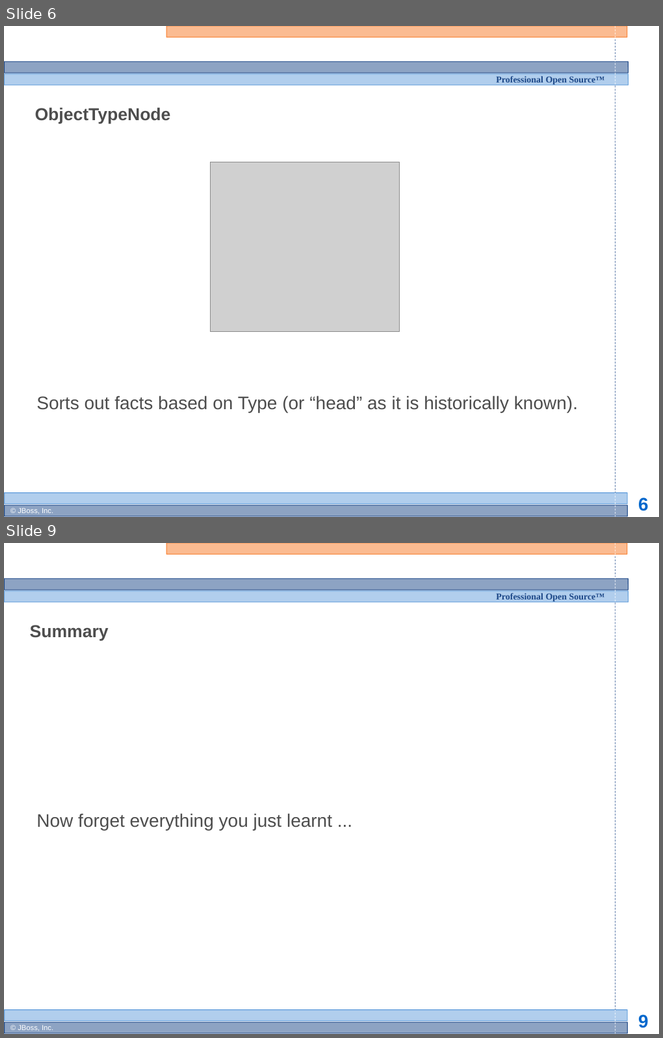
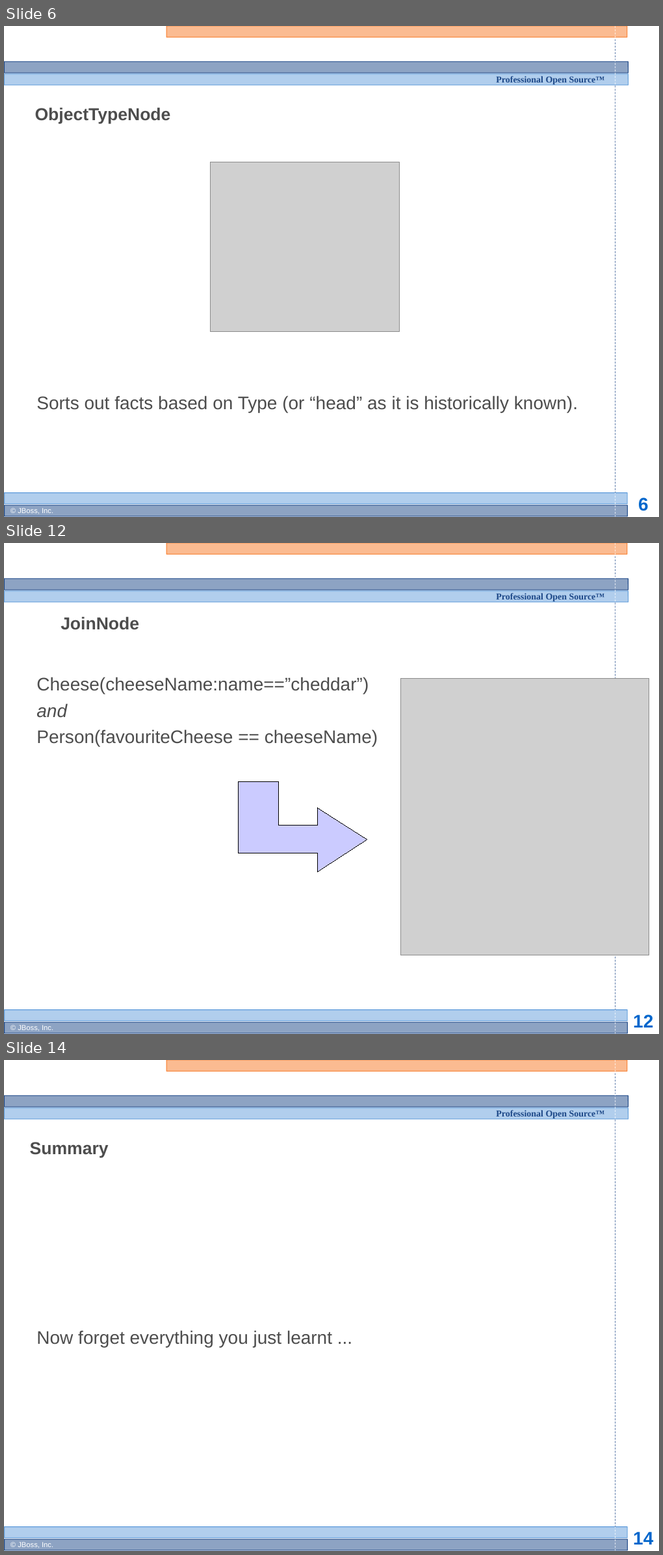
Before and after one commit to bobmcwhirter/drools, a slide deck: documentation/training/developers-course/Module 4 - Rule Engine Concepts 2.odp. Shown one above the other, each under a label of ours: slides 6 and 9 before the commit, slides 6, 12 and 14 after it; the slides between them are not shown. The pictures are 663x1038 and 663x1555 pixels, drawn with LibreOffice and Linux fonts; fonts in the diff are those of the drawing; grey boxes stand for pictures; background and template pictures are left out. Boxes give left, top, right and bottom in pixels: in the first picture for what was removed or moved away, otherwise in the second. Text is boxed around its words. In the diff, an @@ line names an element or a change of style, - is before the commit and + after.

```diff
--- a/documentation/training/developers-course/Module 4 - Rule Engine Concepts 2.odp
+++ b/documentation/training/developers-course/Module 4 - Rule Engine Concepts 2.odp
@@ slide 12 added at (4,543,659,1034), background #FFFFFF; not listed: 13 template elements that a slide beside it also shows @@
@@ title added at (61,616,139,630), 19 pt, text #4D4D4D, bold @@
+JoinNode
@@ subtitle added at (36,677,378,747), 20 pt, text #4D4D4D @@
+Cheese(cheeseName:name==”cheddar”)
+and
+Person(favouriteCheese == cheeseName)
@@ picture added at (401,679,649,956) @@
@@ freeform shape added at (238,782,367,873), fill #9999FF at 50% opacity, outline #000000 0 pt @@
@@ what was slide 9 is now slide 14 @@
@@ page number at (633,1532,653,1545): text changed @@
-9
+14
```
Also in this commit, not shown: 2 slides changed, 4 other slides added.
